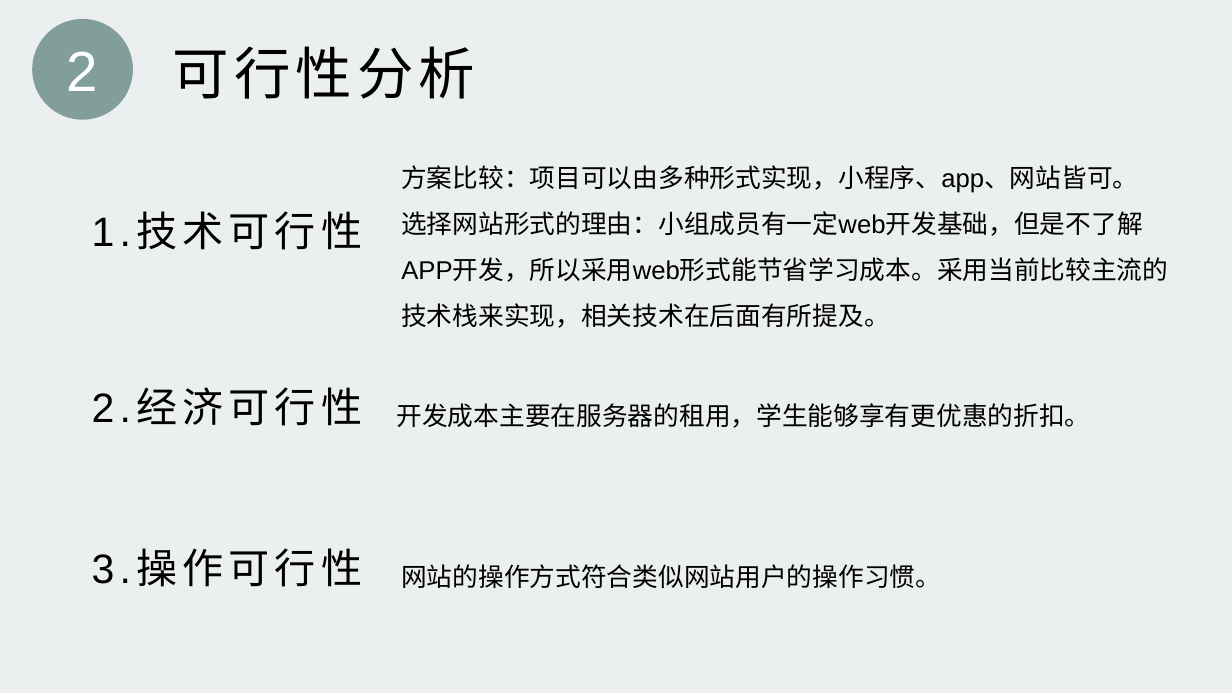
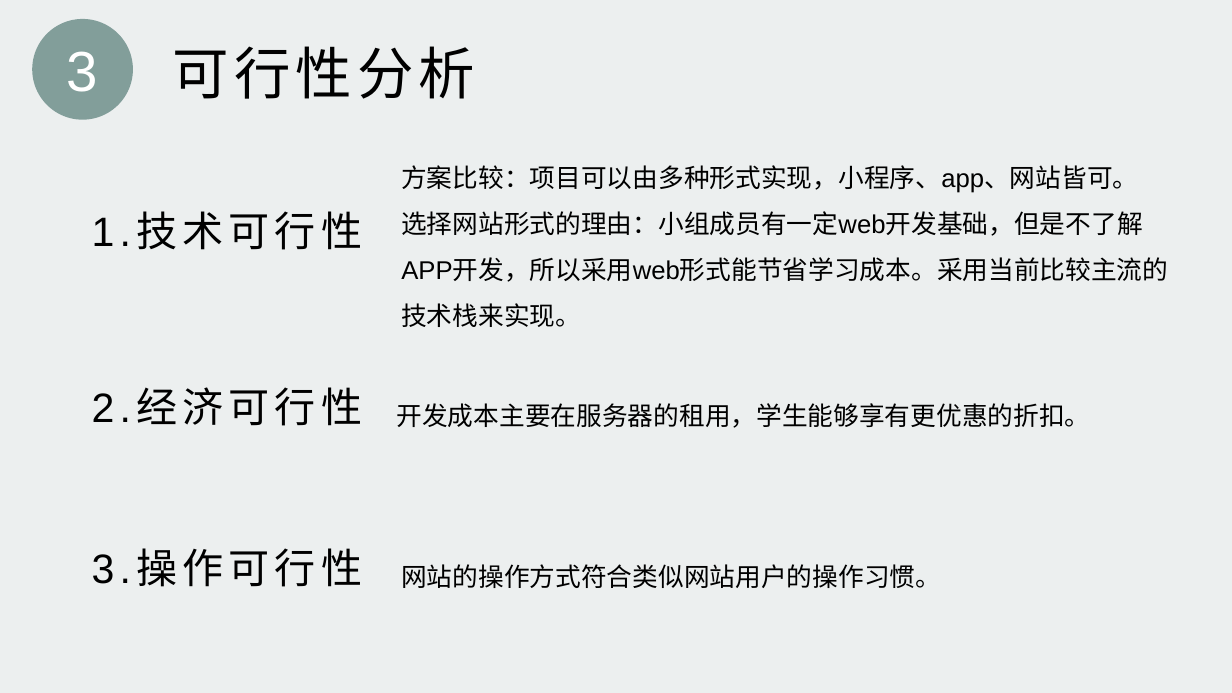
Before and after one commit to Cozymyz/SE2020-CityNorthBook, a slide deck: slide 7 of 项目介绍/SE2020-G10-项目介绍1.0.2.pptx (slide 6 before the commit). Drawn at 1232x693 pixels with LibreOffice and Linux fonts; fonts in the diff are those of the drawing; background and template pictures are left out. Boxes give left, top, right and bottom in pixels: in the first picture for what was removed or moved away, otherwise in the second. Text is boxed around its words. In the diff, an @@ line names an element or a change of style, - is before the commit and + after.

```diff
--- a/项目介绍/SE2020-G10-项目介绍1.0.2.pptx
+++ b/项目介绍/SE2020-G10-项目介绍1.0.2.pptx
@@ text at (67,51,98,92): text changed @@
-2
+3
@@ text at (401,211,1168,327): text changed @@
-选择网站形式的理由：小组成员有一定web开发基础，但是不了解APP开发，所以采用web形式能节省学习成本。采用当前比较主流的技术栈来实现，相关技术在后面有所提及。
+选择网站形式的理由：小组成员有一定web开发基础，但是不了解APP开发，所以采用web形式能节省学习成本。采用当前比较主流的技术栈来实现。
```
Also in this commit, not shown: 4 other slides changed.
